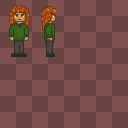
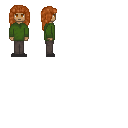
Comparing the layer stacks of the two 128 x 128 images. Changes:
hid group "BgGrid" (2 layers) over (0, 0, 128, 128)
